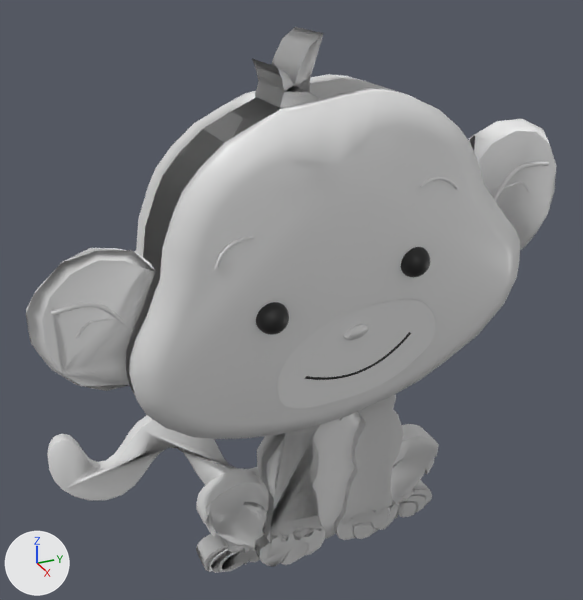
A saved change to the OBJ model cerealis_app/sampledata/models/monkey.obj.
Both versions are drawn from a 50 mm lens placed at (4.66, -2.34, 2.55), pointed at (-0.11, -0.19, 0.17). Every picture has the same lights, and +X, +Y and +Z are marked at lower left. Where no turn or scale is listed for an object, it has been applied to the vertices. Vertices at the same position are counted once.

Objects in the first picture: 'Bras_D_Plane.003', 'Bras_G_Plane.004', 'Corps_Plane.006', 'Creu_oreille_D_BezierCurve.003', 'Creu_oreille_G_BezierCurve.001', 'Jambe_D_Plane.013', 'Jambe_G_Plane.012', 'Main_D_Plane.007', 'Main_G_Plane.008', 'Nez_Plane.001', 'Oeil_D_Sphere', 'Oeil_G_Sphere.001', 'Oreille_D_Plane.005', 'Oreille_G_Plane.002', 'Pieds_D_Plane.009', 'Pieds_G_Plane.010', 'Queue_Plane.011', 'Sourcil_D_BezierCurve.002', 'Sourcil_G_BezierCurve.004', 'Tête_Plane', 'Zone_bouche_Plane.014'.
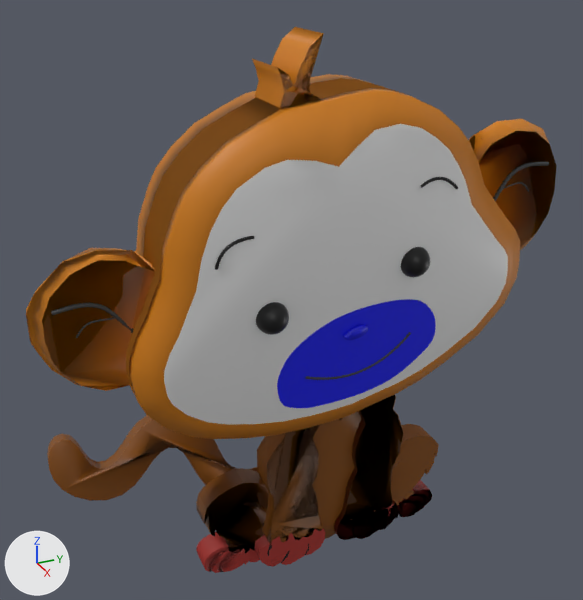
The newer file is also turned or shifted as a whole; pictures and numbers use the older file's frame.

Location of each change, (x1, y1, x2, y2) in pixels of the pictures (583 x 600 px):
'Tête_Plane', recoloured, shading changed (white to brown): (126, 27, 520, 439) in both
'Oreille_D_Plane.005', recoloured, shading changed (white to brown): (26, 248, 155, 391) in both
'Zone_bouche_Plane.014', recoloured (white to blue): (277, 299, 436, 408) in both
'Queue_Plane.011', recoloured (white to brown): (47, 415, 259, 501) in both
'Oreille_G_Plane.002', recoloured, shading changed (white to brown): (469, 119, 557, 250) in both
'Bras_D_Plane.003', recoloured, shading changed (white to brown): (257, 425, 324, 544) in both
'Bras_G_Plane.004', recoloured, shading changed: (338, 395, 404, 525) in both
'Jambe_D_Plane.013', recoloured, shading changed: (196, 468, 269, 553) in both
'Corps_Plane.006', recoloured (white to brown): (309, 411, 361, 539) in both
'Jambe_G_Plane.012', recoloured (white to brown): (391, 424, 439, 505) in both
'Main_D_Plane.007', recoloured, shading changed (white to red): (254, 529, 325, 567) in both
'Pieds_D_Plane.009', recoloured, shading changed (white to red): (196, 532, 260, 573) in both
'Main_G_Plane.008', recoloured, shading changed: (334, 500, 398, 540) in both
'Pieds_G_Plane.010', recoloured, shading changed: (394, 480, 432, 519) in both
'Creu_oreille_D_BezierCurve.003', recoloured (white to black): (51, 302, 134, 338) in both
'Creu_oreille_G_BezierCurve.001', recoloured (white to black): (493, 162, 549, 201) in both
'Nez_Plane.001', recoloured (white to blue): (343, 324, 368, 340) in both
'Sourcil_D_BezierCurve.002', recoloured (white to black): (215, 236, 254, 270) in both
'Sourcil_G_BezierCurve.004', recoloured: (420, 177, 458, 189) in both

What changed in the scene script:
```text
Change mat_brown:
    mat_brown.base_color: (0.8, 0.8, 0.8) -> (0.22, 0.0659, 0.00035)  # white #e7e7e7 -> brown #814901
Change mat_red:
    mat_red.base_color: (0.8, 0.8, 0.8) -> (0.376, 0.027, 0.0206)  # white #e7e7e7 -> red #a52e27
Change mat_black:
    mat_black.base_color: (0.8, 0.8, 0.8) -> (0.0, 0.0, 0.0)  # white #e7e7e7 -> black #000000
Change mat_blue:
    mat_blue.base_color: (0.8, 0.8, 0.8) -> (0.00114, 0.00457, 0.8)  # white #e7e7e7 -> blue #040ee7
Change mat_orange:
    mat_orange.base_color: (0.8, 0.8, 0.8) -> (0.615, 0.198, 0.0026)  # white #e7e7e7 -> orange #ce7b09
Change me_bras_d_plane_003:
    where me_bras_d_plane_003.from_pydata(...)  # 80 vertices, 27 faces; spans x 0.003..0.274, y -0.548..-0.044, z -1.754..-0.6
    me_bras_d_plane_003 part 1: its shading normals changed
Change me_bras_g_plane_004:
    where me_bras_g_plane_004.from_pydata(...)  # 102 vertices, 54 faces; spans x -0.005..0.272, y 0.091..0.601, z -1.772..-0.495
    me_bras_g_plane_004 part 2: its shading normals changed
Change me_creu_oreille_d_beziercurve_003:
    where me_creu_oreille_d_beziercurve_003.from_pydata(...)  # 312 vertices, 288 faces; spans x 0.242..0.348, y -1.879..-1.372, z 0.298..0.619
    remove me_creu_oreille_d_beziercurve_003.materials.append(mat_dark_grey)  # white #e7e7e7
    add me_creu_oreille_d_beziercurve_003.materials.append(mat_dark_light)  # black #1d1d1d
Change me_creu_oreille_g_beziercurve_001:
    where me_creu_oreille_g_beziercurve_001.from_pydata(...)  # 312 vertices, 288 faces; spans x 0.294..0.374, y 1.08..1.553, z 0.739..1.102
    remove me_creu_oreille_g_beziercurve_001.materials.append(mat_dark_grey)  # white #e7e7e7
    add me_creu_oreille_g_beziercurve_001.materials.append(mat_dark_light)  # black #1d1d1d
Change me_jambe_d_plane_013:
    where me_jambe_d_plane_013.from_pydata(...)  # 130 vertices, 67 faces; spans x -0.099..0.14, y -0.991..-0.277, z -1.809..-1.092
    me_jambe_d_plane_013 part 3: its shading normals changed
Change me_main_d_plane_007:
    where me_main_d_plane_007.from_pydata(...)  # 90 vertices, 29 faces; spans x -0.008..0.203, y -0.594..-0.035, z -1.958..-1.624
    me_main_d_plane_007 part 4: its shading normals changed
Change me_main_g_plane_008:
    where me_main_g_plane_008.from_pydata(...)  # 100 vertices, 31 faces; spans x -0.023..0.187, y 0.076..0.633, z -1.949..-1.62
    me_main_g_plane_008 part 5: its shading normals changed
Change me_oreille_d_plane_005:
    where me_oreille_d_plane_005.from_pydata(...)  # 63 vertices, 44 faces; spans x -0.026..0.364, y -2.006..-1.201, z -0.091..0.917
    me_oreille_d_plane_005 part 6: its shading normals changed
Change me_oreille_g_plane_002:
    where me_oreille_g_plane_002.from_pydata(...)  # 63 vertices, 41 faces, 7 loose edges; spans x 0.027..0.359, y 0.871..1.751, z 0.364..1.387
    me_oreille_g_plane_002 part 7: its shading normals changed
Change me_pieds_d_plane_009:
    where me_pieds_d_plane_009.from_pydata(...)  # 98 vertices, 69 faces; spans x -0.11..0.098, y -1.004..-0.473, z -1.936..-1.661
    me_pieds_d_plane_009 part 8: its shading normals changed
Change me_pieds_g_plane_010:
    where me_pieds_g_plane_010.from_pydata(...)  # 102 vertices, 46 faces; spans x -0.128..0.077, y 0.476..1.041, z -1.971..-1.694
    me_pieds_g_plane_010 part 9: its shading normals changed
Change me_tête_plane:
    where me_tête_plane.from_pydata(...)  # 296 vertices, 252 faces, 4 loose edges; spans x -0.68..0.64, y -1.47..1.35, z -0.62..2.04
    me_tête_plane part 10: its shading normals changed
```
